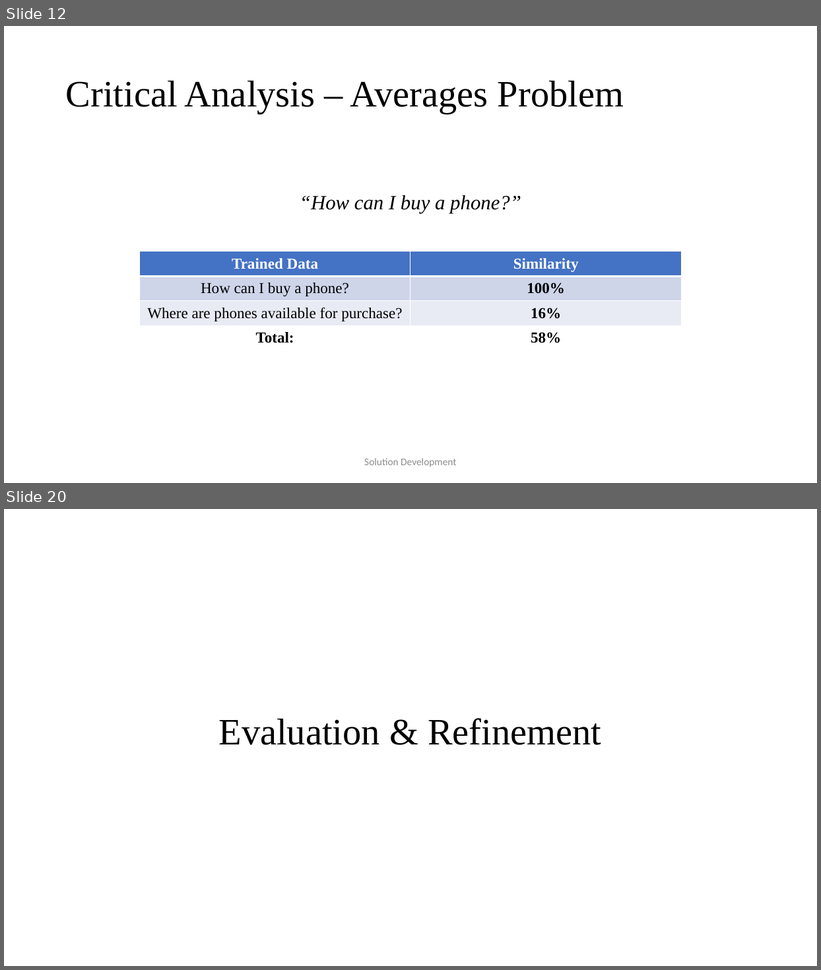
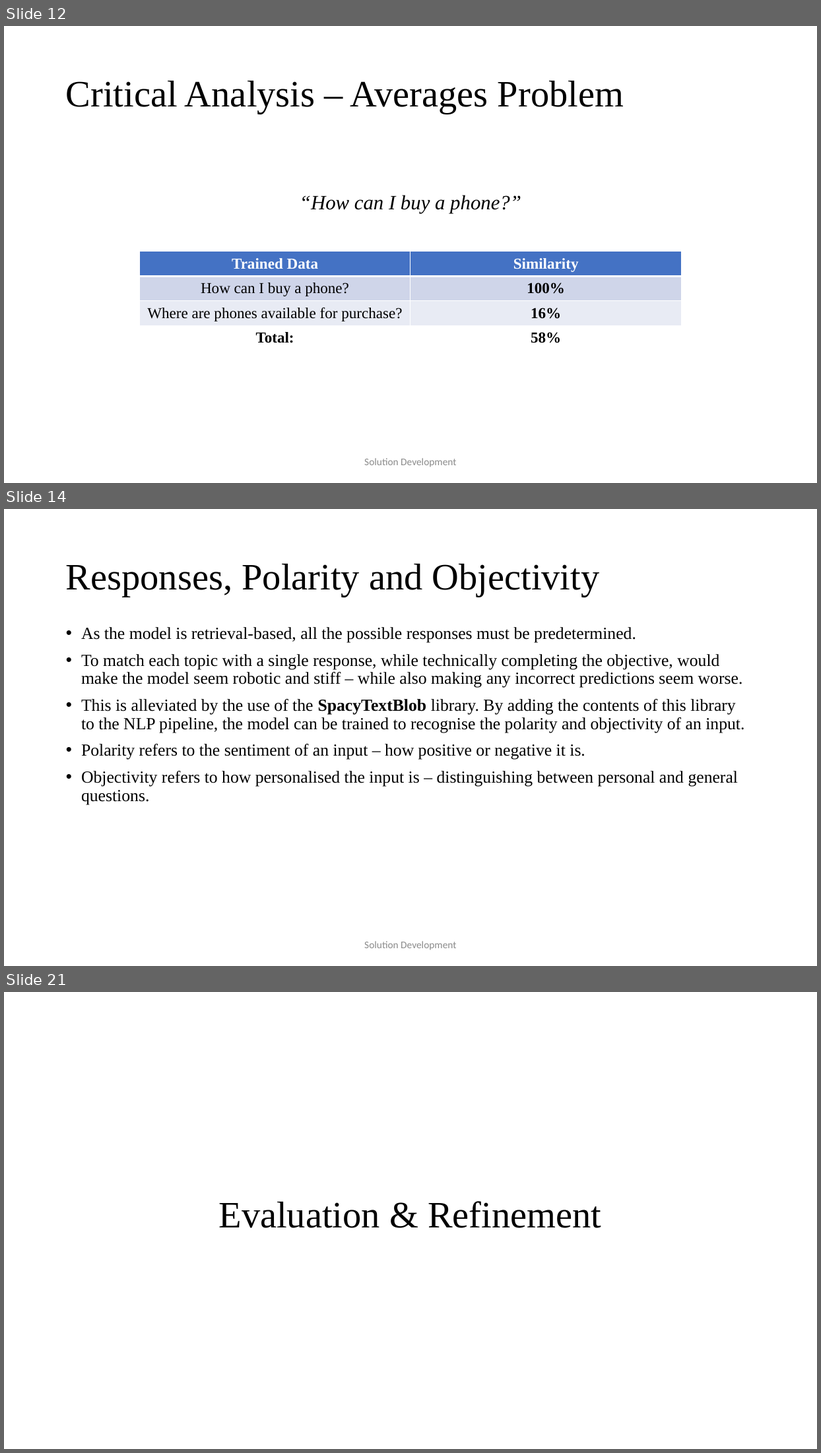
Before and after one commit to JaVonox/AIChatbot, a slide deck: Documentation/100505349.pptx. Shown one above the other, each under a label of ours: slides 12 and 20 before the commit, slides 12, 14 and 21 after it; the slides between them are not shown. The pictures are 821x970 and 821x1453 pixels, drawn with LibreOffice and Linux fonts; fonts in the diff are those of the drawing. Boxes give left, top, right and bottom in pixels: in the first picture for what was removed or moved away, otherwise in the second. Text is boxed around its words. In the diff, an @@ line names an element or a change of style, - is before the commit and + after.

```diff
--- a/Documentation/100505349.pptx
+++ b/Documentation/100505349.pptx
@@ slide 14 added at box(4, 509, 817, 966), background #FFFFFF @@
@@ title added at box(66, 563, 600, 597), 44 pt, text #000000 @@
+Responses, Polarity and Objectivity
@@ text added at box(81, 627, 745, 805), 20 pt, text #000000 @@
+• As the model is retrieval-based, all the possible responses must be predetermined.
+• To match each topic with a single response, while technically completing the objective, would make the model seem robotic and stiff – while also making any incorrect predictions seem worse.
+• This is alleviated by the use of the SpacyTextBlob library. By adding the contents of this library to the NLP pipeline, the model can be trained to recognise the polarity and objectivity of an input.
+• Polarity refers to the sentiment of an input – how positive or negative it is.
+• Objectivity refers to how personalised the input is – distinguishing between personal and general questions.
@@ text added at box(364, 941, 456, 950), 12 pt, text #8C8C8C @@
+Solution Development
@@ what was slide 20 is now slide 21 @@
```
Also in this commit, not shown: 10 slides changed, 2 other slides added, 1 slide removed, 4 other files.
